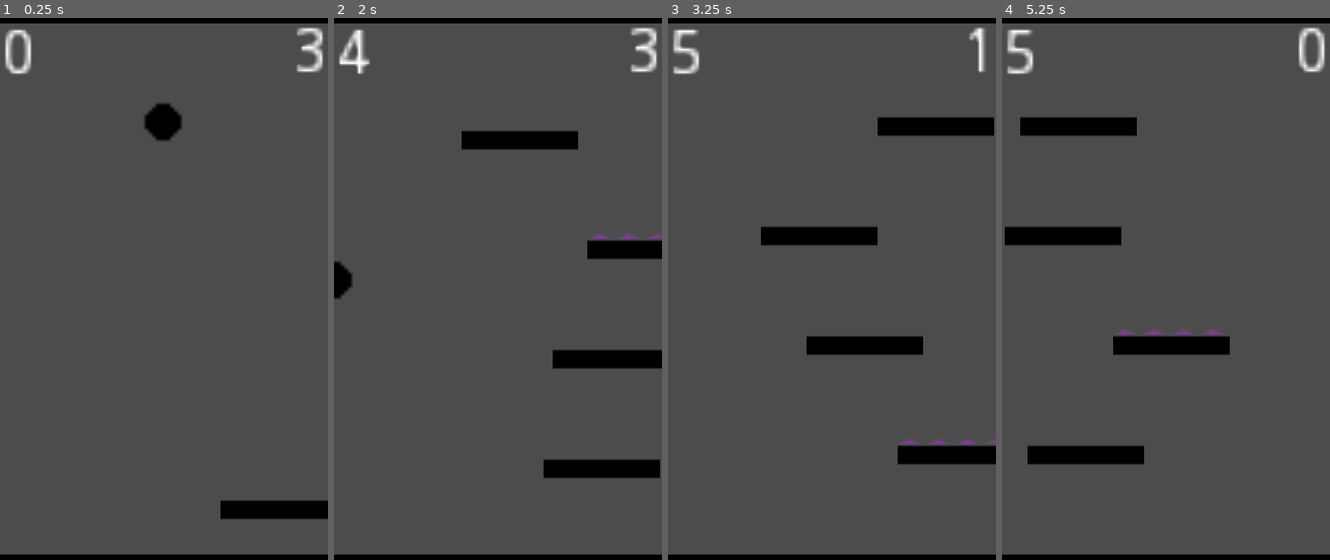
Above: before the commit, frames 1-4 (left to right).
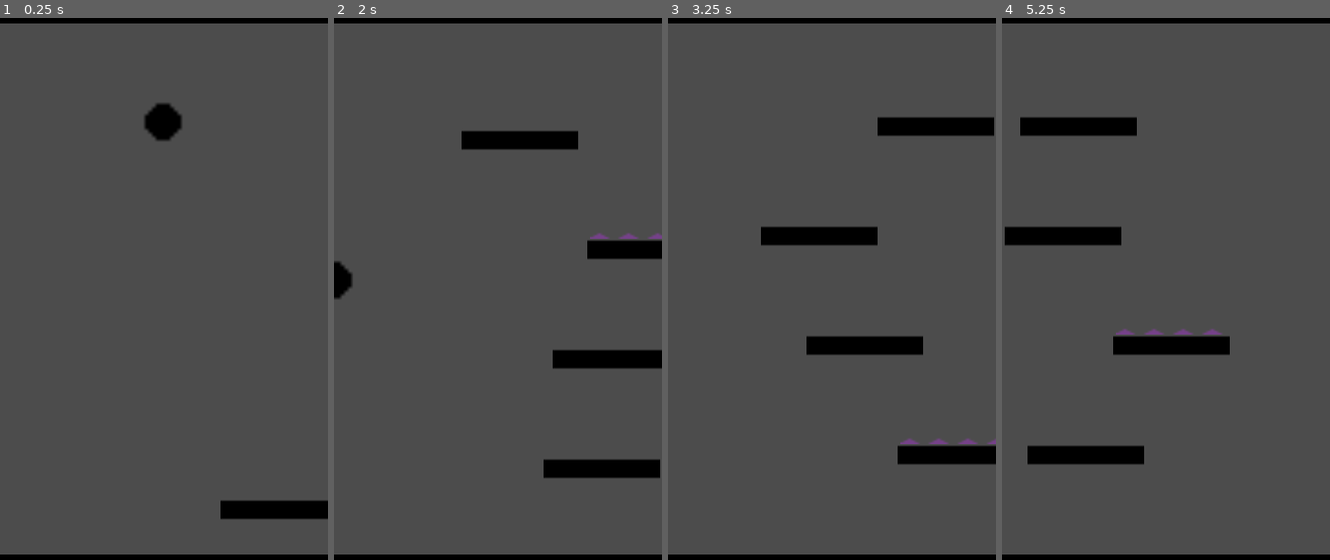
Above: after the commit, the same moments.

Repository: fralcalde/RapidRoll
Game: Godot game, scene res://Scenes/Main.tscn
Two runs of this game, one before a commit and one after it. Both use one fixed random seed, a clock stepped at 60 frames per second and the inputs below. This scene is started directly instead of the project's main scene.
Inputs:
- Up to frame 1 (0.25 s): no input
- Up to frame 2 (2 s): tap Enter (ui_accept) at 0.5, 1.35, 1.52, 1.82 s; hold Right (ui_right) 0.53-1.28 s; hold Enter (ui_accept) 0.53-1.28 s; hold Left (ui_left) from 1.28 s (still down)
- Up to frame 3 (3.25 s): release Left (ui_left) at 2.03 s; hold Enter (ui_accept) 2.03-2.78 s; hold Right (ui_right) from 2.03 s (still down); tap Enter (ui_accept) at 2.85, 3.02 s
- Up to frame 4 (5.25 s): tap Enter (ui_accept) at 3.32, 4.35, 4.52, 4.82 s; release Right (ui_right) at 3.53 s; hold Enter (ui_accept) 3.53-4.28 s; hold Left (ui_left) from 3.53 s (still down); hold Enter (ui_accept) from 5.03 s (still down)

The runs differ from the first frame. In frame 1, 0.9% of the frame differs, in the area x 1-99%, y 1-11%; in frame 2, 0.8%; in frame 3, 0.6%; in frame 4, 0.9%.

Commit message:
Creada la escena HUD

Diff:
--- a/Scenes/Game.tscn
+++ b/Scenes/Game.tscn
@@ -25,6 +25,7 @@
 [node name="PlatformsSpawner" parent="." instance=ExtResource( 4 )]
 
 [node name="Score" type="CanvasLayer" parent="."]
+visible = false
 
 [node name="RichTextLabel" type="RichTextLabel" parent="Score"]
 margin_top = 33.0
@@ -33,6 +34,7 @@
 rect_scale = Vector2( 5, 5 )
 
 [node name="vidas" type="CanvasLayer" parent="."]
+visible = false
 
 [node name="RichTextLabel" type="RichTextLabel" parent="vidas"]
 anchor_left = 1.0
--- /dev/null
+++ b/Scenes/HUD/Hud.tscn
@@ -0,0 +1,27 @@
+[gd_scene load_steps=5 format=2]
+
+[ext_resource path="res://Scenes/HUD/LivesCounter.tscn" type="PackedScene" id=1]
+[ext_resource path="res://Themes/hud_theme.tres" type="Theme" id=2]
+[ext_resource path="res://Scripts/HUD/HUD.gd" type="Script" id=3]
+[ext_resource path="res://Scenes/HUD/ScoreCounter.tscn" type="PackedScene" id=4]
+
+[node name="HUD" type="Control"]
+anchor_right = 1.0
+anchor_bottom = 1.0
+theme = ExtResource( 2 )
+script = ExtResource( 3 )
+
+[node name="Score" type="Label" parent="."]
+anchor_left = 0.114
+anchor_top = 0.01
+anchor_right = 0.29
+anchor_bottom = 0.045
+margin_left = -0.0800018
+margin_top = 0.199999
+margin_right = 0.199982
+margin_bottom = 1.4
+
+[node name="LivesCounter" parent="." instance=ExtResource( 1 )]
+
+[node name="ScoreCounter" parent="." instance=ExtResource( 4 )]
+margin_bottom = 51.0
--- /dev/null
+++ b/Scenes/HUD/LivesCounter.tscn
@@ -0,0 +1,41 @@
+[gd_scene load_steps=3 format=2]
+
+[ext_resource path="res://Imagenes/Vidas.png" type="Texture" id=1]
+[ext_resource path="res://Scripts/HUD/LivesCounter.gd" type="Script" id=2]
+
+[node name="LivesCounter" type="Control"]
+anchor_left = 1.0
+anchor_right = 1.0
+margin_left = -53.0
+margin_bottom = 69.0
+script = ExtResource( 2 )
+
+[node name="HBoxContainer" type="HBoxContainer" parent="."]
+anchor_left = 1.0
+anchor_top = 0.5
+anchor_right = 1.0
+anchor_bottom = 0.5
+margin_left = -106.0
+margin_top = -31.5
+margin_right = -12.0
+margin_bottom = 32.5
+grow_horizontal = 0
+
+[node name="Heart" type="TextureRect" parent="HBoxContainer"]
+margin_right = 64.0
+margin_bottom = 64.0
+texture = ExtResource( 1 )
+
+[node name="x" type="Label" parent="HBoxContainer"]
+margin_left = 68.0
+margin_top = 25.0
+margin_right = 75.0
+margin_bottom = 39.0
+text = "x"
+
+[node name="Vidas" type="Label" parent="HBoxContainer"]
+margin_left = 79.0
+margin_top = 25.0
+margin_right = 87.0
+margin_bottom = 39.0
+text = "0"
--- /dev/null
+++ b/Scenes/HUD/ScoreCounter.tscn
@@ -0,0 +1,17 @@
+[gd_scene load_steps=2 format=2]
+
+[ext_resource path="res://Scripts/HUD/ScoreCounter.gd" type="Script" id=1]
+
+[node name="ScoreCounter" type="Control"]
+margin_right = 53.0
+margin_bottom = 69.0
+script = ExtResource( 1 )
+
+[node name="Score" type="Label" parent="."]
+anchor_top = 0.5
+anchor_bottom = 0.5
+margin_left = 12.0
+margin_top = -2.0
+margin_right = 22.0
+margin_bottom = 7.0
+text = "0"
--- a/Scenes/Hud.tscn
+++ /dev/null
@@ -1,26 +0,0 @@
-[gd_scene format=2]
-
-[node name="Hud" type="Control"]
-anchor_right = 1.0
-anchor_bottom = 1.0
-
-[node name="Score" type="Label" parent="."]
-anchor_left = 0.114
-anchor_top = 0.01
-anchor_right = 0.29
-anchor_bottom = 0.045
-margin_left = -0.0800018
-margin_top = 0.199999
-margin_right = 0.199982
-margin_bottom = 1.4
-
-[node name="Vidas" type="Label" parent="."]
-anchor_left = 0.854
-anchor_top = 0.014
-anchor_right = 0.933
-anchor_bottom = 0.037
-margin_left = 0.119995
-margin_top = 0.0799999
-margin_right = 0.23999
-margin_bottom = 0.639999
-text = "aisuh diklasd"
--- a/Scripts/Game.gd
+++ b/Scripts/Game.gd
@@ -14,13 +14,13 @@
 onready var hud_vidas = $vidas/RichTextLabel
 
 
-
 func _ready():
 	hud_score.text = "0"
 	hud_vidas.text = str(vidas)
 	spawn_position.position.x = get_viewport().size.x / 2
 	spawn_position.position.y = 130
 	_spawn_player()
+
 
 func _spawn_player():
 	var player = player_scene.instance()
@@ -39,15 +39,14 @@
 		print("Game Over")
 
 	hud_vidas.text = str(vidas)
-	#print("vidas", vidas)
+
 
 func _on_Timer_timeout():
 	score += 1
 	hud_score.text = str(score)
 	#print(score)
 
+
 func _on_Timer_Spawn_timeout():
 	_spawn_player()
 	timer_score.start()
-
-	pass # Replace with function body.
--- /dev/null
+++ b/Scripts/HUD/HUD.gd
@@ -0,0 +1,12 @@
+extends Control
+
+
+# Called when the node enters the scene tree for the first time.
+func _ready():
+	pass # Replace with function body.
+
+
+#func _unhandled_key_input(event):
+#	if event.is_action_pressed("ui_accept"):
+#		$LivesCounter.vidas = $LivesCounter.vidas + 1
+#		$ScoreCounter.score = $ScoreCounter.score + randi() % 10
--- /dev/null
+++ b/Scripts/HUD/LivesCounter.gd
@@ -0,0 +1,19 @@
+extends Control
+
+
+onready var vidas = 3 setget set_vidas, get_vidas
+
+
+# Called when the node enters the scene tree for the first time.
+func _ready():
+	pass
+
+
+func set_vidas(new_val):
+	vidas = new_val
+	print("setget")
+	$HBoxContainer/Vidas.text = str(new_val)
+
+
+func get_vidas():
+	return vidas
--- /dev/null
+++ b/Scripts/HUD/ScoreCounter.gd
@@ -0,0 +1,12 @@
+extends Control
+
+onready var score = 1 setget set_score, get_score
+
+
+func set_score(new_val):
+	score = new_val
+	$Score.text = str(new_val)
+
+
+func get_score():
+	return score
--- /dev/null
+++ b/Themes/hud_theme.tres
@@ -0,0 +1,14 @@
+[gd_resource type="Theme" load_steps=3 format=2]
+
+[ext_resource path="res://Fonts/Turret_Road/TurretRoad-Bold.ttf" type="DynamicFontData" id=1]
+
+[sub_resource type="DynamicFont" id=1]
+size = 20
+outline_size = 2
+outline_color = Color( 0, 0, 0, 1 )
+use_mipmaps = true
+use_filter = true
+font_data = ExtResource( 1 )
+
+[resource]
+default_font = SubResource( 1 )
--- a/project.godot
+++ b/project.godot
@@ -40,7 +40,6 @@
 
 window/size/width=720
 window/size/height=1280
-window/size/resizable=false
 window/size/test_width=360
 window/size/test_height=640
 
